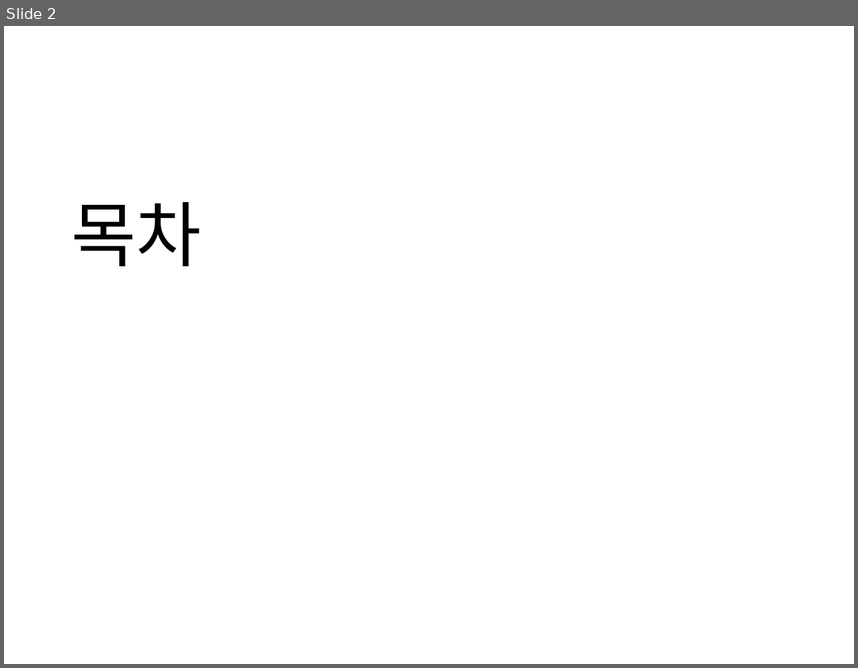
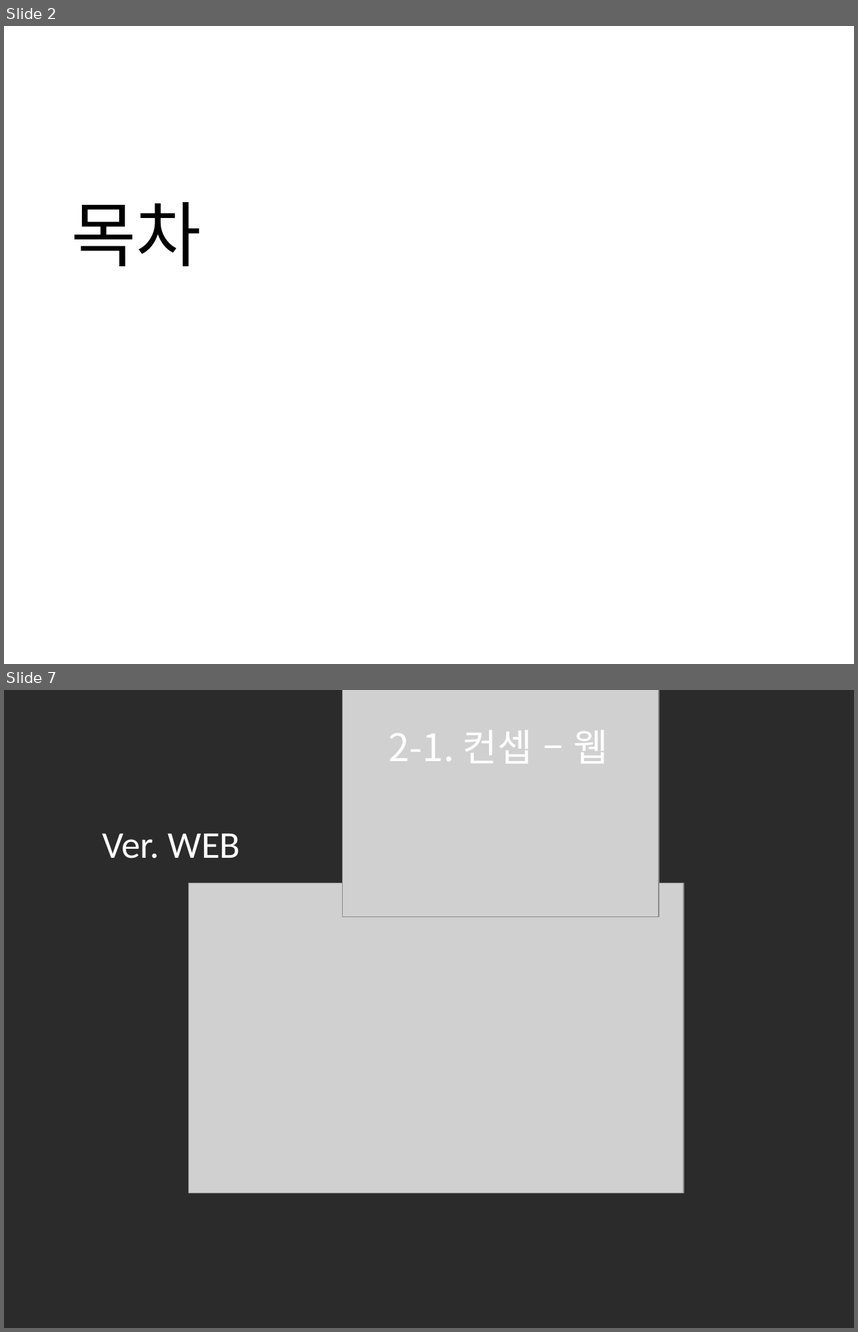
Before and after one commit to rlamj5555/ui_ux_test, a slide deck: project_2/ppt/project_hes.pptx. Shown one above the other, each under a label of ours: slide 2 before the commit, slides 2 and 7 after it; the slides between them are not shown. The pictures are 858x668 and 858x1332 pixels, drawn with LibreOffice and Linux fonts; fonts in the diff are those of the drawing; grey boxes stand for pictures; background and template pictures are left out; a plain dark background stands for a picture behind light text. Boxes give left, top, right and bottom in pixels: in the first picture for what was removed or moved away, otherwise in the second. Text is boxed around its words. In the diff, an @@ line names an element or a change of style, - is before the commit and + after.

```diff
--- a/project_2/ppt/project_hes.pptx
+++ b/project_2/ppt/project_hes.pptx
@@ slide 7 added at (x1=4, y1=690, x2=854, y2=1328), background picture (left out) @@
@@ picture added at (x1=342, y1=690, x2=659, y2=916) @@
@@ text added at (x1=389, y1=730, x2=608, y2=763), 32 pt, text #FFFFFF @@
+2-1. 컨셉 – 웹
@@ text added at (x1=468, y1=730, x2=578, y2=763), 32 pt, text #FFFFFF @@
+2. 컨셉
@@ text added at (x1=102, y1=834, x2=240, y2=858), 32 pt, text #FFFFFF @@
+Ver. WEB
@@ picture added at (x1=188, y1=883, x2=684, y2=1192) @@
```
Also in this commit, not shown: 3 other slides added, 4 slides removed, 13 other files.
